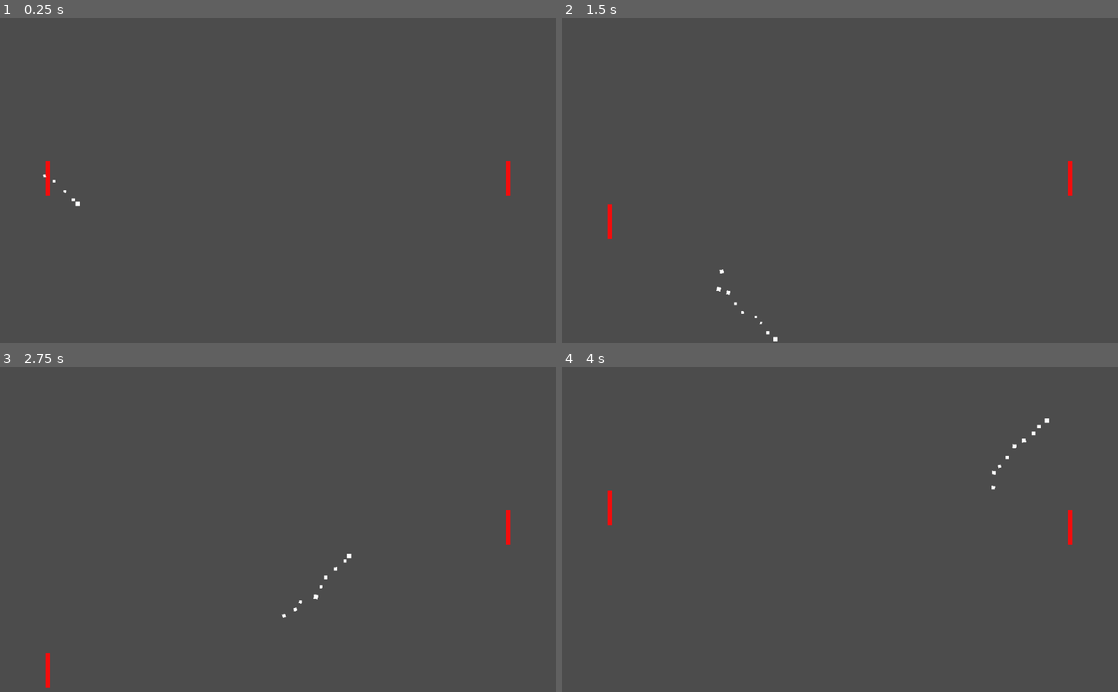
Above: before the commit, frames 1-4 (two rows, left to right).
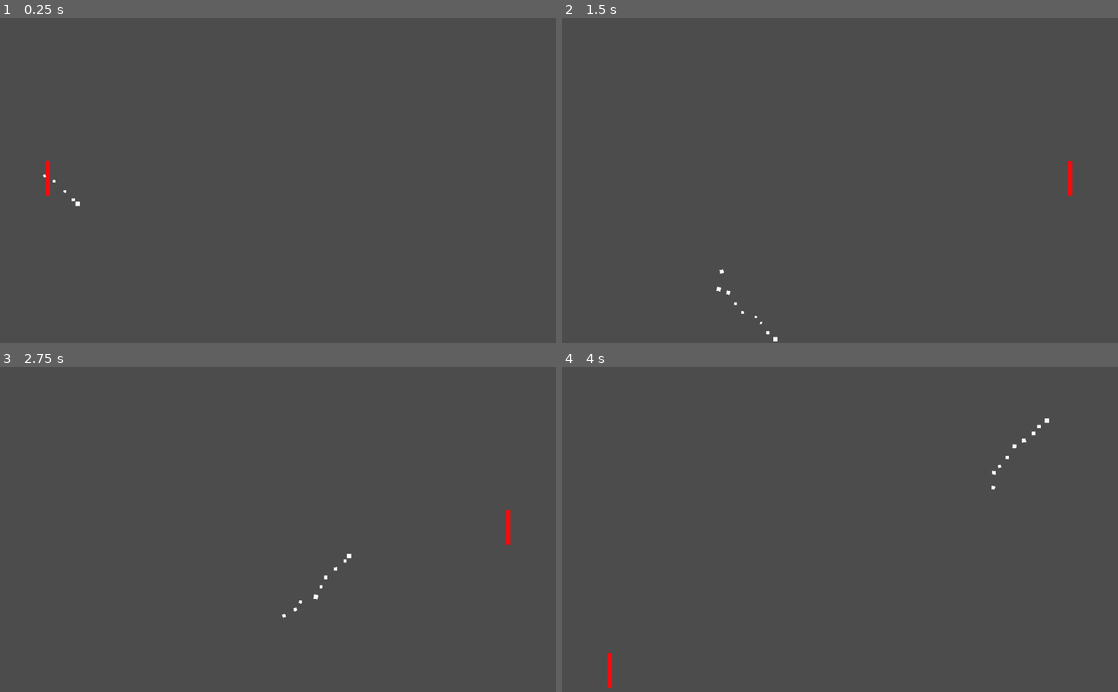
Above: after the commit, the same moments.

Repository: mgonzalezperna/pong-remix
Game: Godot game, scene res://scenes/scene-base.tscn
The game is run twice, just before and just after one commit, with the same random seed, the same clock (stepped at 60 frames per second) and the same inputs.
Inputs:
- Up to frame 1 (0.25 s): no input
- Up to frame 2 (1.5 s): hold D (paddle_right, bound only after the commit) 0.53-1.28 s; tap Enter at 1.25 s; hold X (paddle_one_down, bound only before the commit) from 1.28 s (still down)
- Up to frame 3 (2.75 s): release X (paddle_one_down, bound only before the commit) at 2.03 s; hold D (paddle_right, bound only after the commit) from 2.03 s (still down)
- Up to frame 4 (4 s): release D (paddle_right, bound only after the commit) at 2.78 s; hold S (paddle_one_up, bound only before the commit) 2.78-3.53 s; hold A (paddle_left, bound only after the commit) from 3.53 s (still down)

The runs differ from the first frame. In frame 1, less than 0.1% of the frame differs, in the area x 91-92%, y 44-55%; in frame 2, 0.1%; in frame 3, less than 0.1%; in frame 4, 0.3%, in the area x 8-92%, y 38-99%.

Commit message:
Simplificar a un solo paddle. #1

Diff:
--- a/project.godot
+++ b/project.godot
@@ -37,24 +37,24 @@
 "deadzone": 0.5,
 "events": [  ]
 }
-paddle_two_up={
+paddle_hit_up={
 "deadzone": 0.5,
 "events": [ Object(InputEventKey,"resource_local_to_scene":false,"resource_name":"","device":0,"alt":false,"shift":false,"control":false,"meta":false,"command":false,"pressed":false,"scancode":16777232,"unicode":0,"echo":false,"script":null)
  ]
 }
-paddle_two_down={
-"deadzone": 0.5,
-"events": [ Object(InputEventKey,"resource_local_to_scene":false,"resource_name":"","device":0,"alt":false,"shift":false,"control":false,"meta":false,"command":false,"pressed":false,"scancode":16777234,"unicode":0,"echo":false,"script":null)
- ]
-}
-paddle_one_up={
+paddle_down={
 "deadzone": 0.5,
 "events": [ Object(InputEventKey,"resource_local_to_scene":false,"resource_name":"","device":0,"alt":false,"shift":false,"control":false,"meta":false,"command":false,"pressed":false,"scancode":83,"unicode":0,"echo":false,"script":null)
  ]
 }
-paddle_one_down={
+paddle_up={
 "deadzone": 0.5,
-"events": [ Object(InputEventKey,"resource_local_to_scene":false,"resource_name":"","device":0,"alt":false,"shift":false,"control":false,"meta":false,"command":false,"pressed":false,"scancode":88,"unicode":0,"echo":false,"script":null)
+"events": [ Object(InputEventKey,"resource_local_to_scene":false,"resource_name":"","device":0,"alt":false,"shift":false,"control":false,"meta":false,"command":false,"pressed":false,"scancode":87,"unicode":0,"echo":false,"script":null)
+ ]
+}
+paddle_hit_down={
+"deadzone": 0.5,
+"events": [ Object(InputEventKey,"resource_local_to_scene":false,"resource_name":"","device":0,"alt":false,"shift":false,"control":false,"meta":false,"command":false,"pressed":false,"scancode":16777234,"unicode":0,"echo":false,"script":null)
  ]
 }
 ui_slowmo={
@@ -67,6 +67,26 @@
 "events": [ Object(InputEventKey,"resource_local_to_scene":false,"resource_name":"","device":0,"alt":false,"shift":false,"control":false,"meta":false,"command":false,"pressed":false,"scancode":16777237,"unicode":0,"echo":false,"script":null)
  ]
 }
+paddle_left={
+"deadzone": 0.5,
+"events": [ Object(InputEventKey,"resource_local_to_scene":false,"resource_name":"","device":0,"alt":false,"shift":false,"control":false,"meta":false,"command":false,"pressed":false,"scancode":65,"unicode":0,"echo":false,"script":null)
+ ]
+}
+paddle_right={
+"deadzone": 0.5,
+"events": [ Object(InputEventKey,"resource_local_to_scene":false,"resource_name":"","device":0,"alt":false,"shift":false,"control":false,"meta":false,"command":false,"pressed":false,"scancode":68,"unicode":0,"echo":false,"script":null)
+ ]
+}
+paddle_hit_left={
+"deadzone": 0.5,
+"events": [ Object(InputEventKey,"resource_local_to_scene":false,"resource_name":"","device":0,"alt":false,"shift":false,"control":false,"meta":false,"command":false,"pressed":false,"scancode":16777231,"unicode":0,"echo":false,"script":null)
+ ]
+}
+paddle_hit_right={
+"deadzone": 0.5,
+"events": [ Object(InputEventKey,"resource_local_to_scene":false,"resource_name":"","device":0,"alt":false,"shift":false,"control":false,"meta":false,"command":false,"pressed":false,"scancode":16777233,"unicode":0,"echo":false,"script":null)
+ ]
+}
 
 [rendering]
 
--- a/scenes/scene-base.tscn
+++ b/scenes/scene-base.tscn
@@ -47,50 +47,29 @@
 [node name="scene-base" type="Node2D"]
 script = SubResource( 1 )
 
-[node name="paddle_player1" type="KinematicBody2D" parent="."]
+[node name="paddle_player" type="KinematicBody2D" parent="."]
 position = Vector2( 88, 296 )
 rotation = 1.5708
 scale = Vector2( 0.5, 0.5 )
 collision_mask = 6
 script = ExtResource( 3 )
-key_up = "paddle_one_up"
-key_down = "paddle_one_down"
 
-[node name="Sprite" type="Sprite" parent="paddle_player1"]
+[node name="Sprite" type="Sprite" parent="paddle_player"]
 texture = ExtResource( 1 )
 
-[node name="CollisionShape2D" type="CollisionShape2D" parent="paddle_player1"]
+[node name="CollisionShape2D" type="CollisionShape2D" parent="paddle_player"]
 shape = SubResource( 2 )
 one_way_collision = true
 
-[node name="Area2D" type="Area2D" parent="paddle_player1"]
+[node name="Area2D" type="Area2D" parent="paddle_player"]
 position = Vector2( 6.10352e-05, 16 )
 collision_mask = 2
 
-[node name="CollisionShape2D" type="CollisionShape2D" parent="paddle_player1/Area2D"]
+[node name="CollisionShape2D" type="CollisionShape2D" parent="paddle_player/Area2D"]
 position = Vector2( 6.10352e-05, 16 )
 shape = SubResource( 3 )
 
-[node name="arrow" parent="paddle_player1" instance=ExtResource( 6 )]
-visible = false
-
-[node name="paddle_player2" type="KinematicBody2D" parent="."]
-position = Vector2( 936, 296 )
-rotation = -1.5708
-scale = Vector2( 0.5, 0.5 )
-collision_mask = 6
-script = ExtResource( 3 )
-key_up = "paddle_two_up"
-key_down = "paddle_two_down"
-
-[node name="Sprite" type="Sprite" parent="paddle_player2"]
-texture = ExtResource( 1 )
-
-[node name="CollisionShape2D" type="CollisionShape2D" parent="paddle_player2"]
-shape = SubResource( 2 )
-one_way_collision = true
-
-[node name="arrow" parent="paddle_player2" instance=ExtResource( 6 )]
+[node name="arrow" parent="paddle_player" instance=ExtResource( 6 )]
 visible = false
 
 [node name="ball" type="RigidBody2D" parent="."]
--- a/scripts/arrow.gd
+++ b/scripts/arrow.gd
@@ -1,20 +1,28 @@
 extends Node2D
 
 export var key_power_up = "ui_power_up"
-var speed_multiplier
 
 onready var laser_beam := $ArrowBeam
 onready var laser_beam_left := $ArrowBeamLeft
 onready var laser_beam_right := $ArrowBeamRight
 
 var is_casting := false
+var inverted := false setget set_inverted
+var speed_multiplier := 1.0
+var arrow_down = "paddle_down"
+var arrow_up = "paddle_up"
+
+func set_inverted(_inverted):
+    if inverted != _inverted:
+        inverted = _inverted
+        rotation *= -1
 
 func _process(delta):
     if is_casting != Input.is_action_pressed(key_power_up):
         laser_beam.is_casting = !is_casting
         is_casting = !is_casting
     if Input.is_action_pressed(key_power_up):
-        if Input.is_action_pressed("paddle_one_down") or Input.is_action_pressed("paddle_two_up"):
-            self.rotate(PI* 2 * delta * speed_multiplier)
-        if Input.is_action_pressed("paddle_one_up") or Input.is_action_pressed("paddle_two_down"):
-            self.rotate(-PI* 2 * delta * speed_multiplier)
+        if Input.is_action_pressed(arrow_down):
+            rotate(PI * 2 * delta * speed_multiplier * (-1 if inverted else 1))
+        if Input.is_action_pressed(arrow_up):
+            rotate(-PI * 2 * delta * speed_multiplier * (-1 if inverted else 1) )
--- a/scripts/ball.gd
+++ b/scripts/ball.gd
@@ -24,12 +24,12 @@
         ball_state.origin.x = screen_size.x
     return ball_state
 
-func _physics_process(delta):
+func _physics_process(_delta):
     var collition_bodies = get_colliding_bodies()
     for body in collition_bodies:
-        if body.get_name() in ["paddle_player1", "paddle_player2"]:
+        if body == $".."/paddle_player:
             if Input.is_action_pressed(key_power_up):
-                var arrow_rotation = get_node("../" + body.get_name() + "/arrow").rotation + body.rotation
+                var arrow_rotation = $".."/paddle_player/arrow.rotation + body.rotation
                 self.linear_velocity = Vector2.UP.rotated(arrow_rotation) * 360
             elif body.position.x != self.position.x:
                 self.linear_velocity = rebound_vector(body)
--- a/scripts/paddle_player.gd
+++ b/scripts/paddle_player.gd
@@ -1,8 +1,10 @@
 extends KinematicBody2D
 
 export var speed = 400  # How fast the player will move (pixels/sec).
-export var key_up = "ui_up"
-export var key_down = "ui_down"
+var paddle_up = "paddle_up"
+var paddle_down = "paddle_down"
+var paddle_left = "paddle_left"
+var paddle_right = "paddle_right"
 export var key_slowmo = "ui_slowmo"
 export var key_power_up = "ui_power_up"
 var screen_size
@@ -22,8 +24,18 @@
 func _process(delta):
     var timescale = process_slowmo()
     Engine.time_scale = timescale.engine
+
+    if Input.is_action_pressed(paddle_left):
+        position.x = 88
+        rotation = PI / 2
+        $arrow.inverted = false
+    elif Input.is_action_pressed(paddle_right):
+        position.x = 936
+        rotation = - PI / 2
+        $arrow.inverted = true
+
     velocity = get_movement_velocity(timescale.paddle)
-    self.get_node("arrow").speed_multiplier = timescale.arrow
+    $arrow.speed_multiplier = timescale.arrow
 
     position += velocity * delta
     position.y = clamp_axis_movement(position)
@@ -39,9 +51,9 @@
     var paddle_speed = speed * timescale
     if Input.is_action_pressed(key_power_up):
         return velocity
-    if Input.is_action_pressed(key_down):
+    if Input.is_action_pressed(paddle_down):
         velocity.y += 1
-    if Input.is_action_pressed(key_up):
+    if Input.is_action_pressed(paddle_up):
         velocity.y -= 1
     if velocity.length() > 0:
         velocity = velocity.normalized() * paddle_speed
